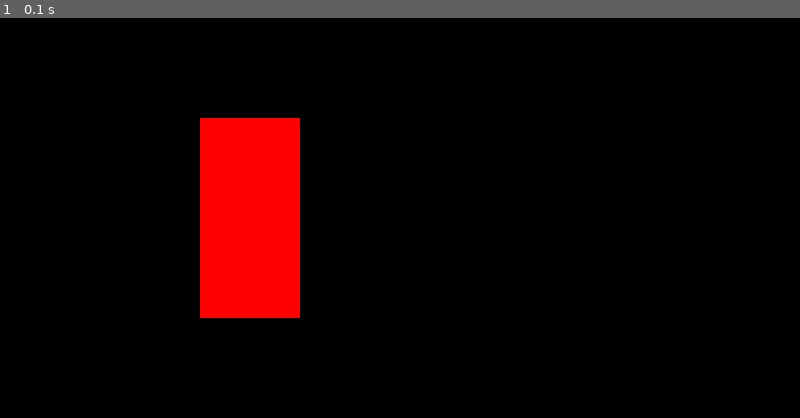
Above: before the commit, frame 1.
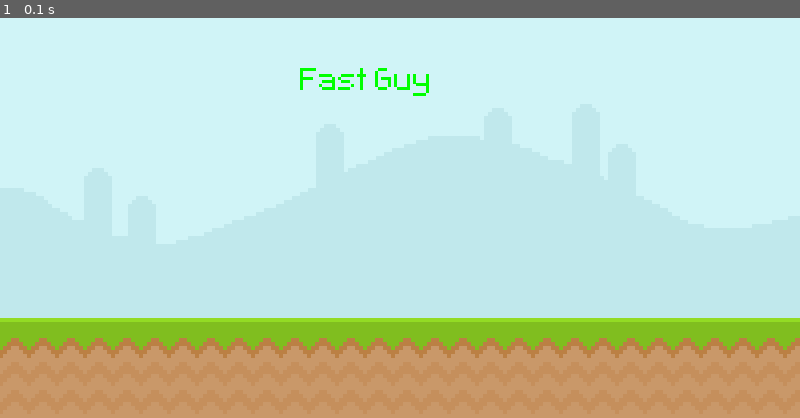
Above: after the commit, the same moment.

Repository: laraanastasia/friendly-orbit
Game: pygame game, started from game.py
The game is run twice, just before and just after one commit, with the same random seed, the same clock (stepped at 60 frames per second) and the same inputs.
Inputs:
- Up to frame 1 (0.1 s): no input

The runs differ from the first frame. In frame 1, 100% of the frame differs, in the area x 0-100%, y 0-100%.

Commit message:
added background graphics

Diff:
--- a/basics.py
+++ b/game.py
@@ -7,9 +7,13 @@
 #set name of shell
 pygame.display.set_caption("fast guy")
 clock = pygame.time.Clock()
-
-surface = pygame.Surface((100,200))
-surface.fill('Red')
+#creating text: 1. create font ; 2. write text on surface ; 3. blit text on screen
+font = pygame.font.Font('font/Pixeltype.ttf',50)
+#import image onto suface
+sky_surface = pygame.image.load('graphics/Sky.png')
+ground_surface = pygame.image.load('graphics/ground.png')
+#text you want to display ; smothe edges ; color
+text_surface = font.render('Fast Guy',False,'Green')
 
 #run code invinitively to make gaming possible
 while True:
@@ -19,7 +23,10 @@
             pygame.quit()
             exit()
     #blit= block image transfer: put one thingy onto another thingy
-    screen.blit(surface,(200,100))
+    #order you call code here is important!
+    screen.blit(sky_surface,(0,0))
+    screen.blit(ground_surface,(0,300))
+    screen.blit(text_surface,(300,50))
     pygame.display.update()
     #use clock.tick to set frame rate to make sure game runs consistant
     clock.tick(60)
Binary file added: font/Pixeltype.ttf
Binary file added: graphics/Player/jump.png
Binary file added: graphics/Player/player_stand.png
Binary file added: graphics/Player/player_walk_1.png
Binary file added: graphics/Player/player_walk_2.png
Binary file added: graphics/Sky.png
Binary file added: graphics/enemy1/snail1.png
Binary file added: graphics/enemy1/snail2.png
Binary file added: graphics/enemy2/Fly1.png
Binary file added: graphics/enemy2/Fly2.png
Binary file added: graphics/ground.png
Not shown, added: .DS_Store
(and 1 more such lines)
